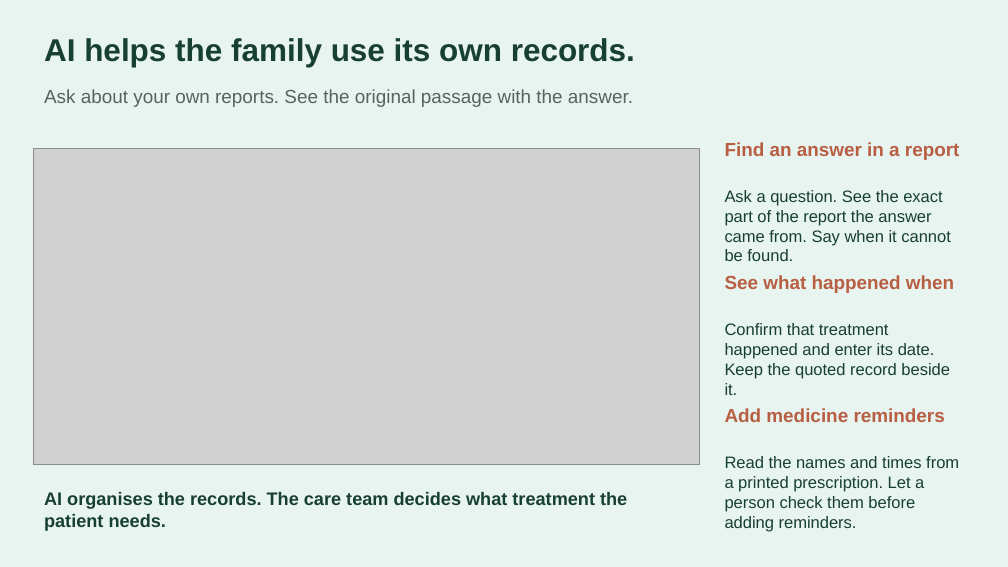
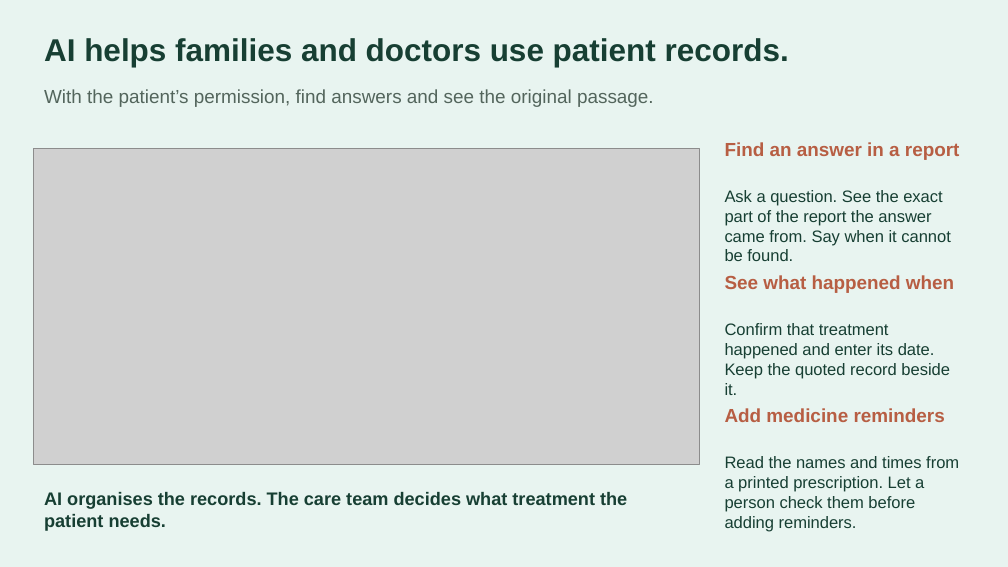
Before and after one commit to basithladdu/healthathon, a slide deck: slide 6 of submission/Saathi_Healthathon_Final.pptx. Drawn at 1008x567 pixels with LibreOffice and Linux fonts; fonts in the diff are those of the drawing; grey boxes stand for pictures. Boxes give left, top, right and bottom in pixels: in the first picture for what was removed or moved away, otherwise in the second. Text is boxed around its words. In the diff, an @@ line names an element or a change of style, - is before the commit and + after.

Commit message:
Restore pitch sequence and include doctors in records support

```diff
--- a/submission/Saathi_Healthathon_Final.pptx
+++ b/submission/Saathi_Healthathon_Final.pptx
@@ text at bbox=[44, 38, 789, 67]: text changed @@
-AI helps the family use its own records.
+AI helps families and doctors use patient records.
@@ text at bbox=[44, 89, 654, 107]: text changed @@
-Ask about your own reports. See the original passage with the answer.
+With the patient’s permission, find answers and see the original passage.
```
Also in this commit, not shown: 3 other files.
